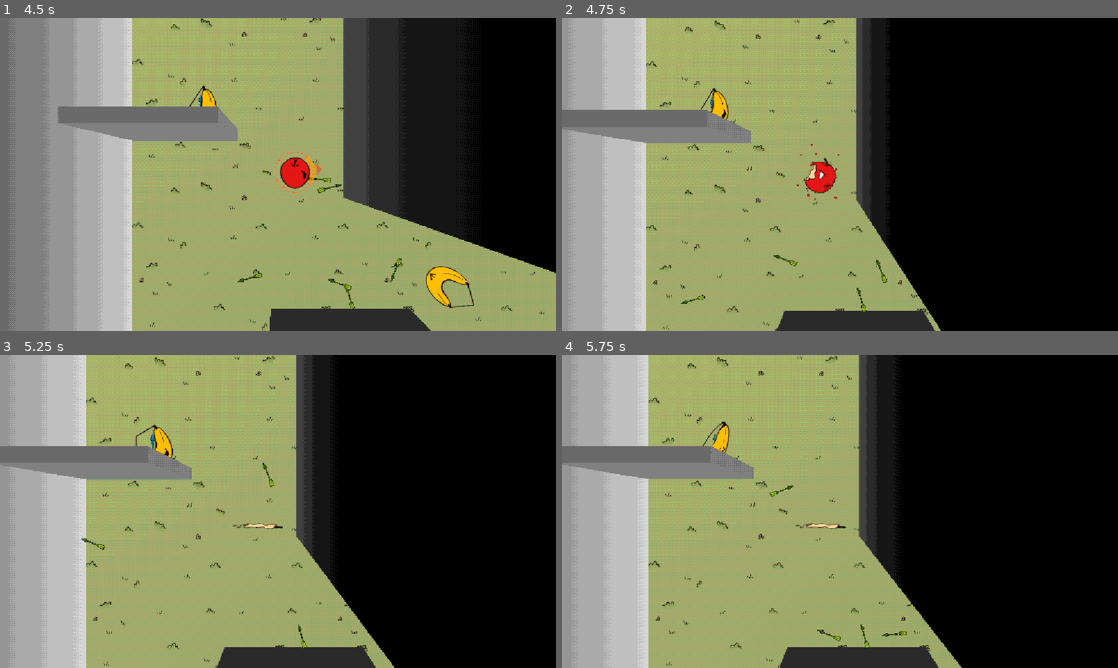
Above: before the commit, frames 1-4 (two rows, left to right).
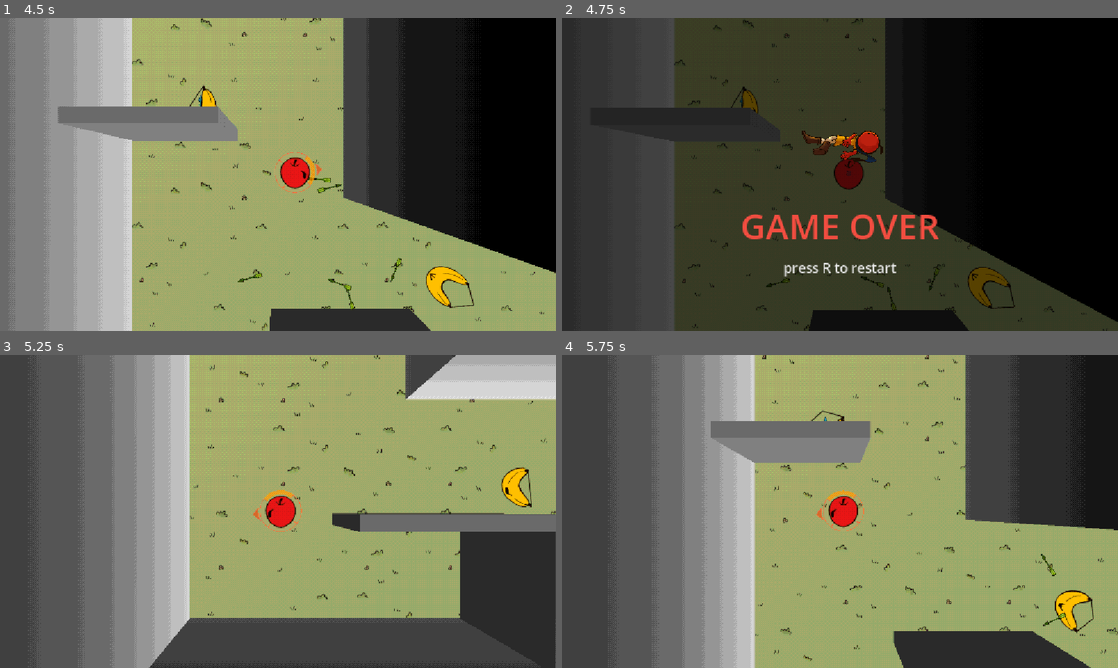
Above: after the commit, the same moments.

Repository: CasualShrub/arrow-head
Game: Godot game, scene res://scenes/levels/level_3.tscn
Two runs of this game, one before a commit and one after it. Both use one fixed random seed, a clock stepped at 60 frames per second and the inputs below. This scene is started directly instead of the project's main scene. Sound files missing from this copy of the repository are replaced by a short silence.
Inputs (mouse positions are in pixels of both pictures, inside the frame that each line leads up to):
- Up to frame 1 (4.5 s): tap Enter at 0.5 s; move the mouse to (250, 237) at 0.52 s; hold W (move_up) 0.53-2.03 s; tap R at 0.6, 1.55, 2.1, 2.85, 3.8, 4.35 s; move the mouse to (444, 221) at 1.27 s; tap Space (fire) at 1.35 s; move the mouse to (111, 127) at 2.02 s; hold A (move_left) 2.03-3.53 s; move the mouse to (305, 174) at 2.77 s; move the mouse to (194, 96) at 3.52 s; hold S (move_down) 3.53-4.28 s; hold Space (fire) 3.53-4.28 s; move the mouse to (400, 158) at 4.27 s; hold D (move_right) from 4.28 s (still down)
- Up to frame 2 (4.75 s): keep holding D (move_right)
- Up to frame 3 (5.25 s): tap R at 5, 5.1 s; move the mouse to (166, 527) at 5.02 s; release D (move_right) at 5.03 s; hold W (move_up) from 5.03 s (still down)
- Up to frame 4 (5.75 s): keep holding W (move_up)

Frame 1 is identical in both runs. In frame 2, 66% of the frame differs, in the area x 0-100%, y 0-100%; in frame 3, 80%; in frame 4, 77%.

Commit message:
game over impl

Diff:
--- a/scenes/levels/encounter.tscn
+++ b/scenes/levels/encounter.tscn
@@ -5,6 +5,7 @@
 [ext_resource type="Script" uid="uid://doms8x46cr1tt" path="res://scripts/camera.gd" id="6_02f36"]
 [ext_resource type="Shader" uid="uid://dnw37cynwb7od" path="res://shaders/screen_effect.gdshader" id="8_2xc7y"]
 [ext_resource type="Script" path="res://scripts/floor.gd" id="9_floor"]
+[ext_resource type="PackedScene" uid="uid://bg4meover1ui0" path="res://scenes/ui/game_over.tscn" id="10_gameover"]
 
 [sub_resource type="Environment" id="Environment_ub6uw"]
 
@@ -66,3 +67,7 @@
 anchor_bottom = 1.0
 grow_horizontal = 2
 grow_vertical = 2
+
+[node name="GameOver" parent="." instance=ExtResource("10_gameover")]
+
+[connection signal="ended" from="." to="GameOver" method="_on_encounter_ended"]
--- /dev/null
+++ b/scenes/ui/game_over.tscn
@@ -0,0 +1,51 @@
+[gd_scene format=3 uid="uid://bg4meover1ui0"]
+
+[ext_resource type="Script" path="res://scripts/ui/game_over.gd" id="1_s"]
+[ext_resource type="Texture2D" uid="uid://d14uaqs12ctn4" path="res://assets/art/ui/dead-apple1.png" id="2_apple"]
+
+[node name="GameOver" type="CanvasLayer"]
+layer = 10
+script = ExtResource("1_s")
+
+[node name="Root" type="Control" parent="."]
+layout_mode = 3
+anchors_preset = 15
+anchor_right = 1.0
+anchor_bottom = 1.0
+
+[node name="Dim" type="ColorRect" parent="Root"]
+layout_mode = 1
+anchors_preset = 15
+anchor_right = 1.0
+anchor_bottom = 1.0
+color = Color(0, 0, 0, 0.66)
+
+[node name="Center" type="VBoxContainer" parent="Root"]
+layout_mode = 1
+anchors_preset = 15
+anchor_right = 1.0
+anchor_bottom = 1.0
+alignment = 1
+theme_override_constants/separation = 18
+
+[node name="Apple" type="TextureRect" parent="Root/Center"]
+custom_minimum_size = Vector2(240, 252)
+layout_mode = 2
+size_flags_horizontal = 4
+texture = ExtResource("2_apple")
+expand_mode = 1
+stretch_mode = 5
+
+[node name="Title" type="Label" parent="Root/Center"]
+layout_mode = 2
+text = "GAME OVER"
+horizontal_alignment = 1
+theme_override_colors/font_color = Color(0.95, 0.3, 0.25, 1)
+theme_override_font_sizes/font_size = 72
+
+[node name="Prompt" type="Label" parent="Root/Center"]
+layout_mode = 2
+text = "press R to restart"
+horizontal_alignment = 1
+theme_override_colors/font_color = Color(0.9, 0.9, 0.9, 1)
+theme_override_font_sizes/font_size = 28
--- /dev/null
+++ b/scripts/ui/game_over.gd
@@ -0,0 +1,20 @@
+extends CanvasLayer
+
+@onready var _root: Control = $Root
+
+func _ready() -> void:
+	process_mode = Node.PROCESS_MODE_ALWAYS
+	_root.visible = false
+
+func _on_encounter_ended(won: bool) -> void:
+	if won:
+		return
+	_root.visible = true
+	get_tree().paused = true
+
+func _unhandled_input(event: InputEvent) -> void:
+	if not _root.visible:
+		return
+	if event is InputEventKey and event.pressed and not event.echo and event.keycode == KEY_R:
+		get_tree().paused = false
+		get_tree().reload_current_scene()
Not shown, added: scripts/ui/game_over.gd.uid
